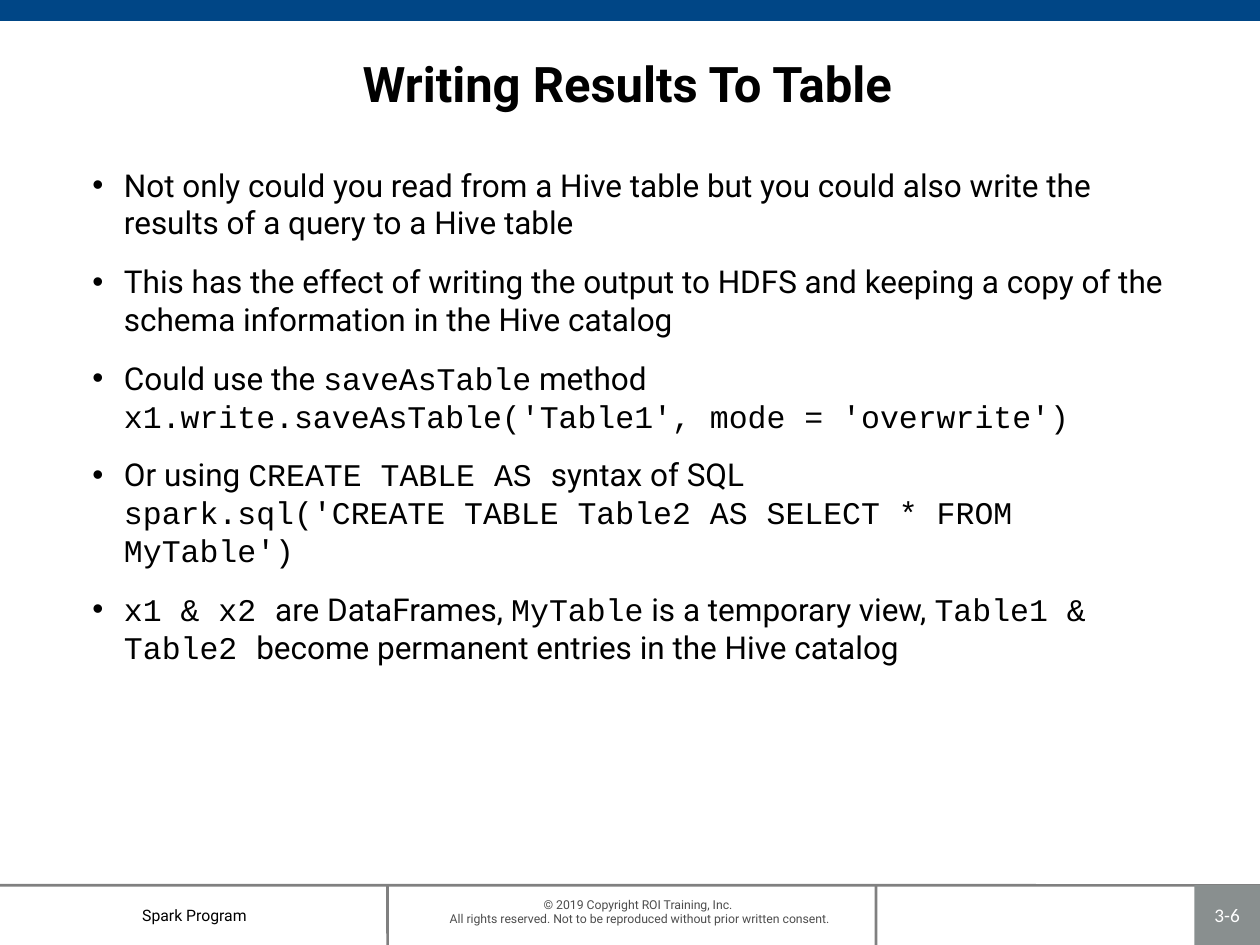
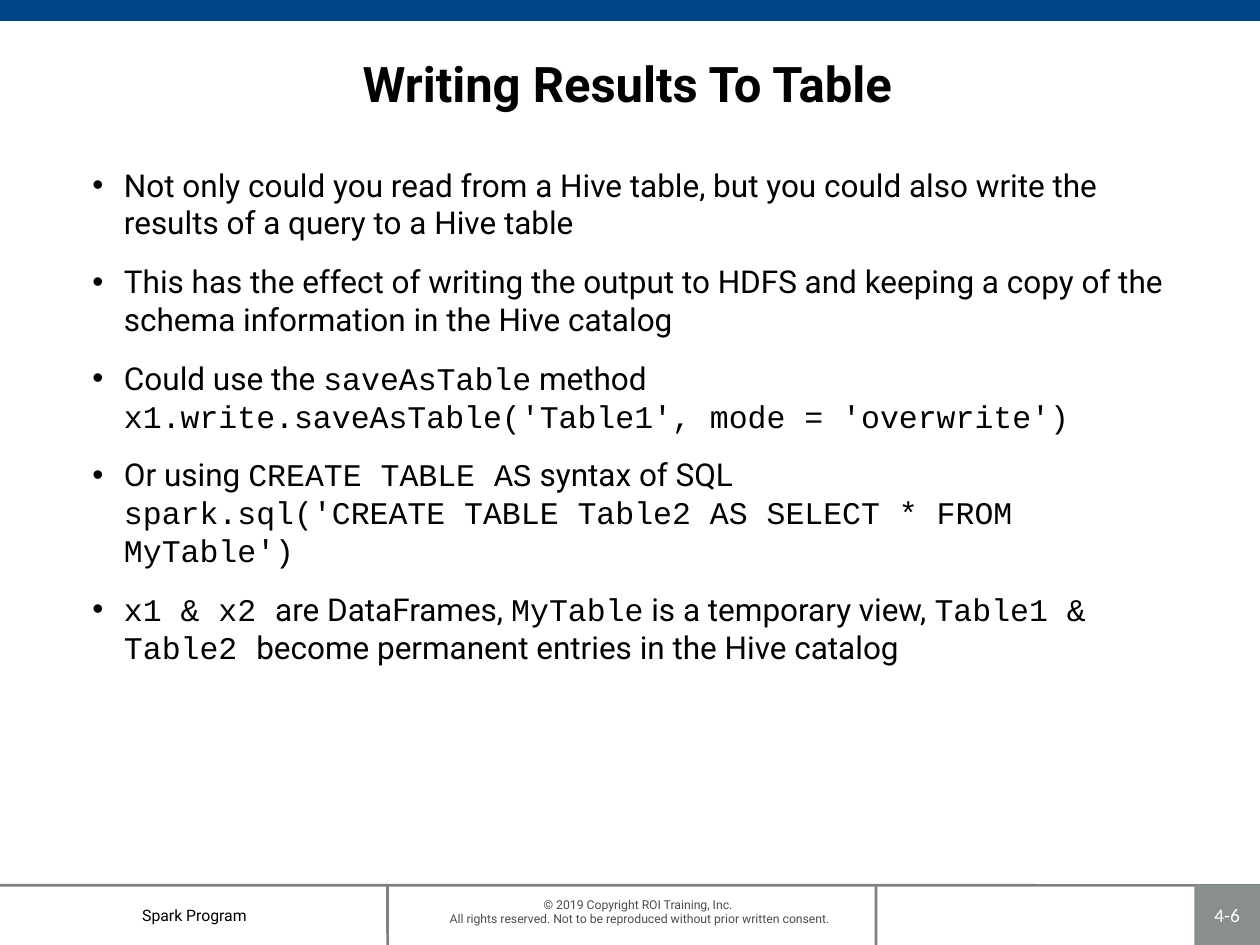
Before and after one commit to roitraining/SparkProgram, a slide deck: slide 6 of Day3/Ch04_SparkSQL.pptx. Drawn at 1260x945 pixels with LibreOffice and Linux fonts; fonts in the diff are those of the drawing; background and template pictures are left out. Boxes give left, top, right and bottom in pixels: in the first picture for what was removed or moved away, otherwise in the second. Text is boxed around its words. In the diff, an @@ line names an element or a change of style, - is before the commit and + after.

```diff
--- a/Day3/Ch04_SparkSQL.pptx
+++ b/Day3/Ch04_SparkSQL.pptx
@@ text at box(124, 173, 1097, 241): text changed @@
-• Not only could you read from a Hive table but you could also write the results of a query to a Hive table
+• Not only could you read from a Hive table, but you could also write the results of a query to a Hive table
@@ page number at box(1214, 909, 1239, 922): text changed @@
-3-6
+4-6
```
Also in this commit, not shown: 17 other slides changed, 1 other file.
